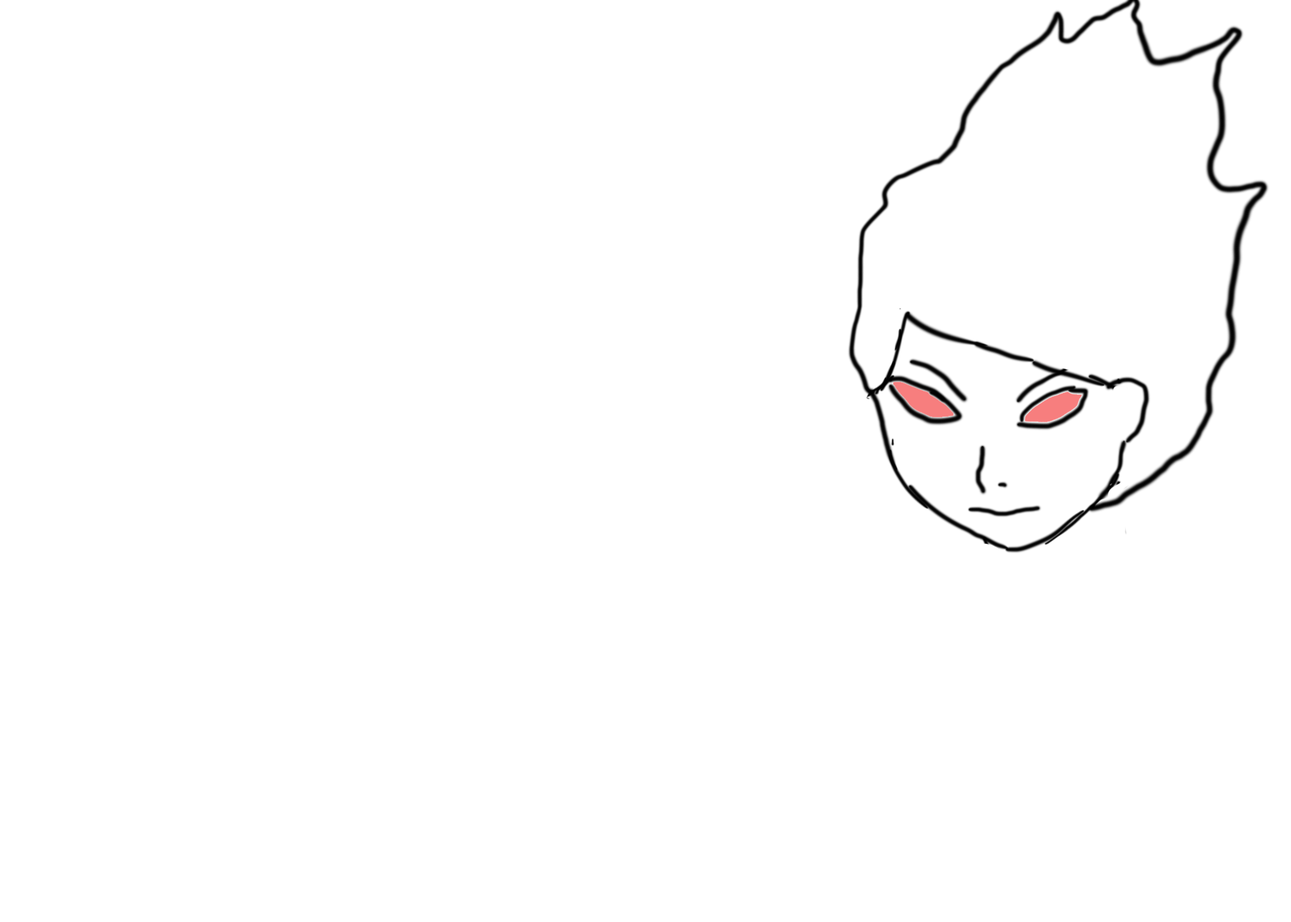
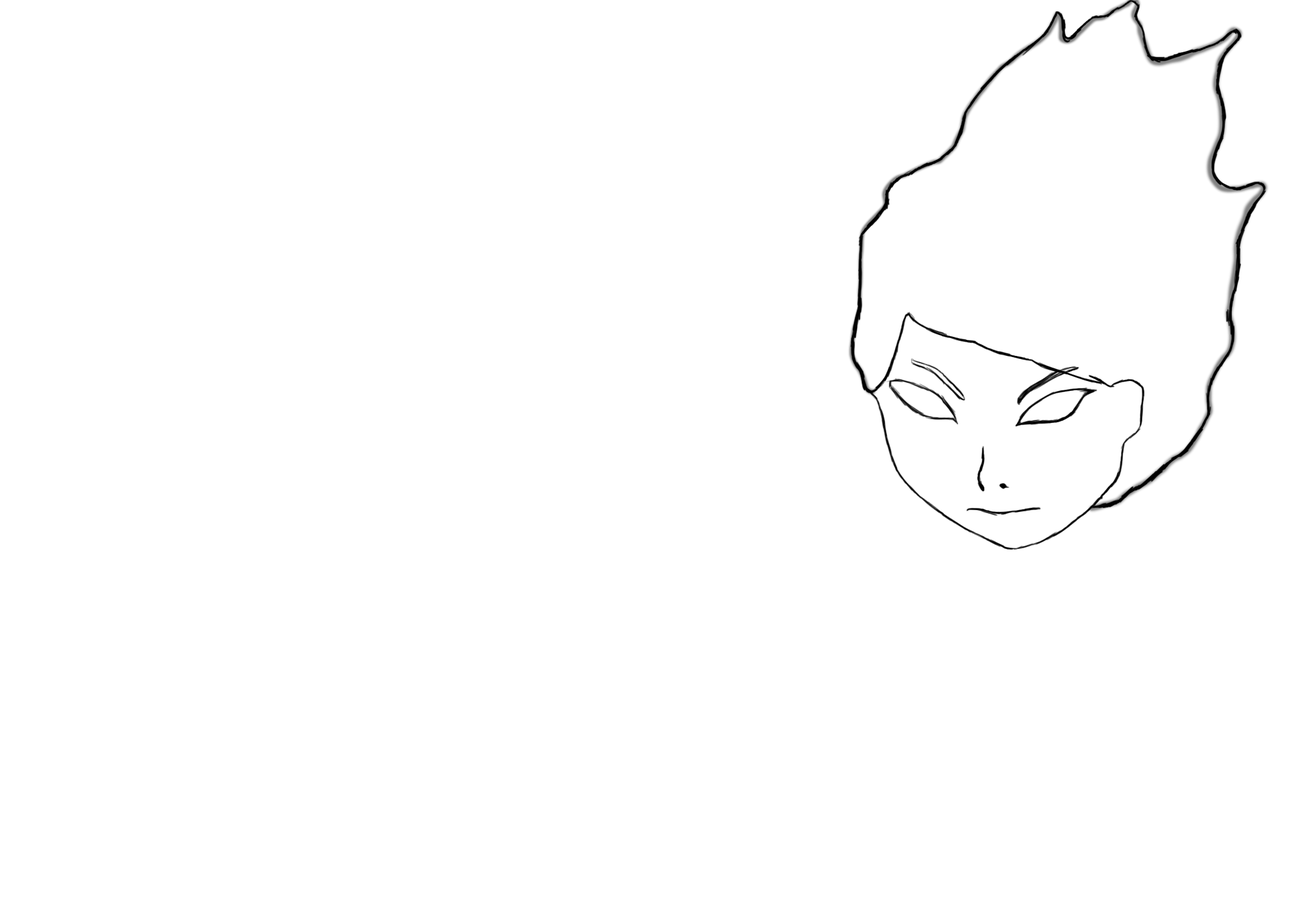
Two versions of the same layered image (w=1291, h=922). Layer-by-layer changes:
added group "Group 1" with 6 layers above "Group 2" over [848, 0, 1270, 551]
added layer "Layer 6 copy 5" in group "Group 1" over [850, 0, 1267, 551]
added group "Group 2" (49%) with 6 layers above "Background" over [848, 0, 1270, 555]
moved "Layer 3" into group "Group 2" over [848, 0, 1270, 515]
hid "Layer 1", moved it into group "Group 2" over [864, 308, 1152, 555]
